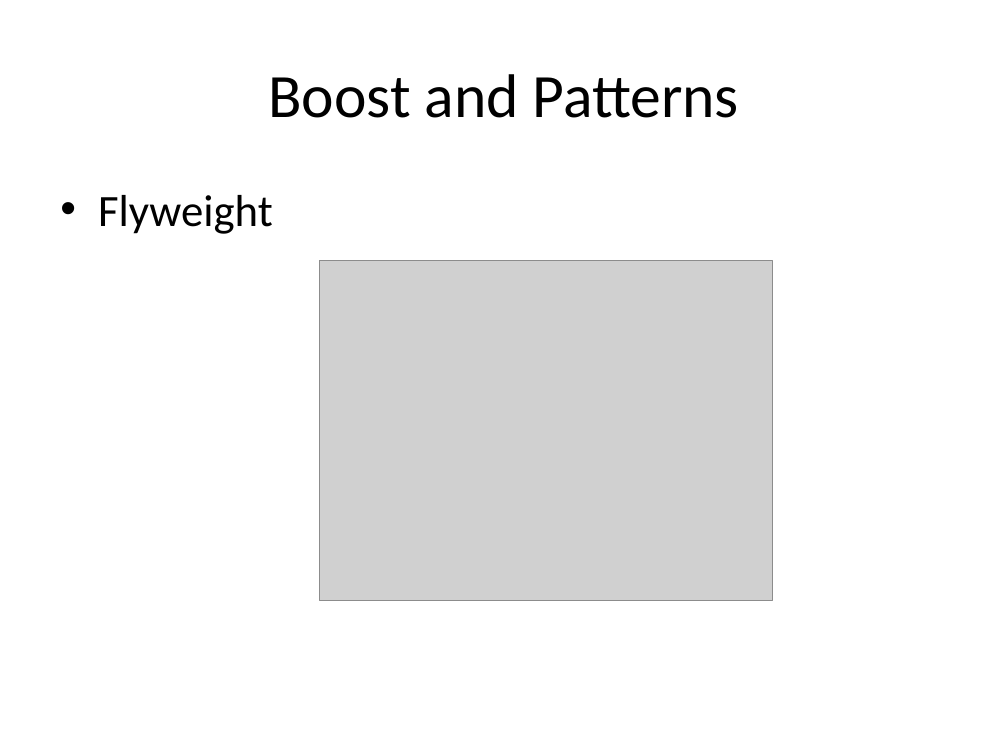
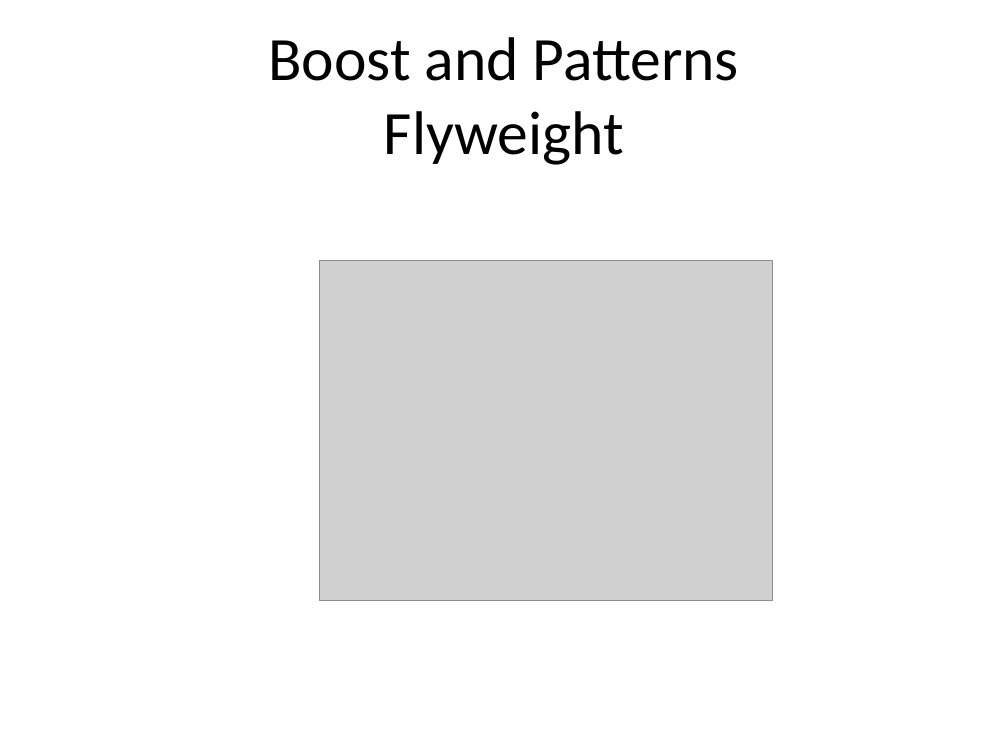
Before and after one commit to kamyu104/GofPatterns, a slide deck: slide 72 of Effective patterns.ppt (slide 70 before the commit). Drawn at 1008x756 pixels with LibreOffice and Linux fonts; fonts in the diff are those of the drawing; grey boxes stand for pictures. Boxes give left, top, right and bottom in pixels: in the first picture for what was removed or moved away, otherwise in the second. Text is boxed around its words. In the diff, an @@ line names an element or a change of style, - is before the commit and + after.

Commit message:
added tutorials for boost libs

```diff
--- a/Effective patterns.ppt
+++ b/Effective patterns.ppt
@@ title at (x1=268, y1=37, x2=739, y2=165): text changed @@
-Boost and Patterns
+Boost and Patterns
+Flyweight
@@ text removed at (x1=98, y1=195, x2=273, y2=234) @@
-• Flyweight
```
Also in this commit, not shown: 24 other slides changed, 14 slides added, 10 slides removed, 5 other files.
